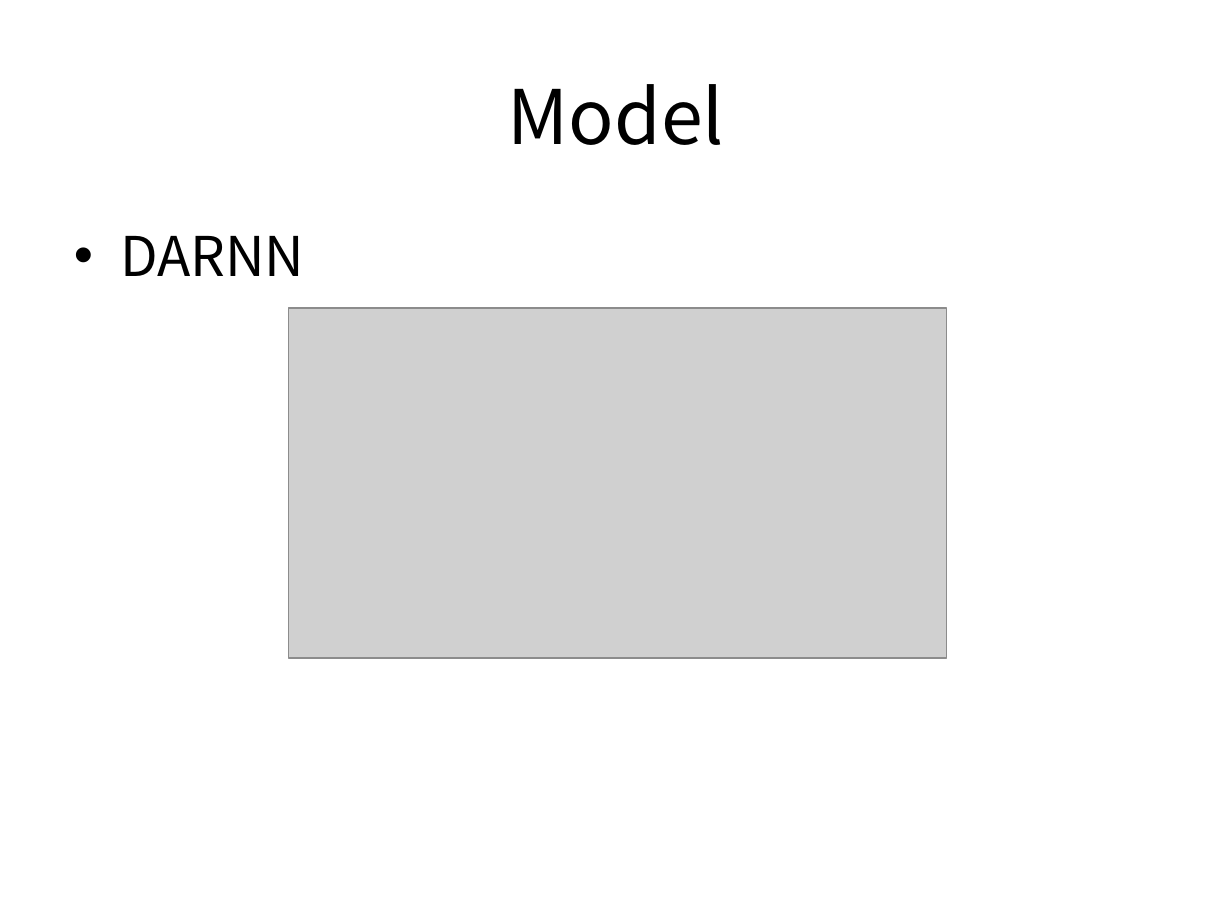
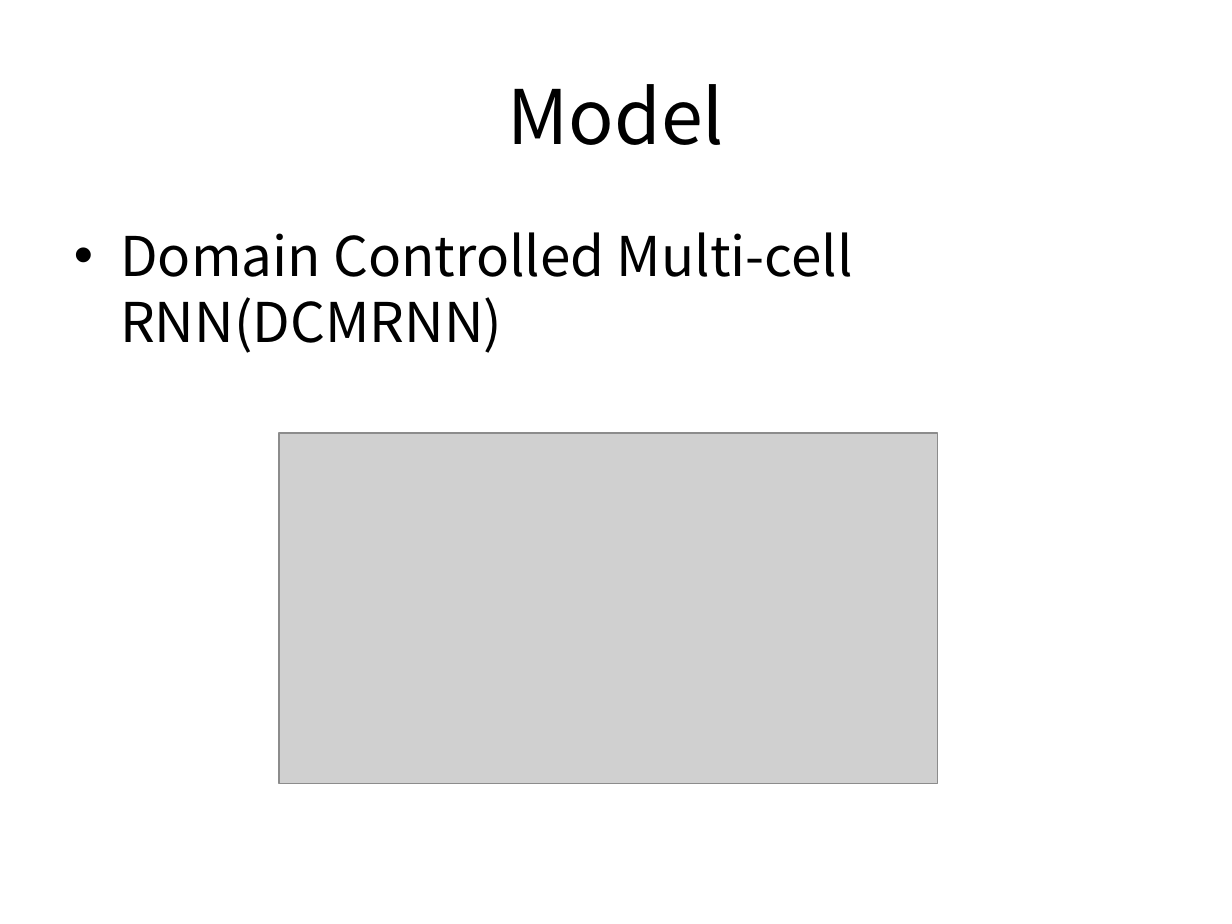
Before and after one commit to skaws2003/MLDLFP-code, a slide deck: slide 4 of ML Final Project presentation.pptx. Drawn at 1232x924 pixels with LibreOffice and Linux fonts; fonts in the diff are those of the drawing; grey boxes stand for pictures. Boxes give left, top, right and bottom in pixels: in the first picture for what was removed or moved away, otherwise in the second. Text is boxed around its words. In the diff, an @@ line names an element or a change of style, - is before the commit and + after.

```diff
--- a/ML Final Project presentation.pptx
+++ b/ML Final Project presentation.pptx
@@ text at (x1=120, y1=232, x2=853, y2=353): text changed @@
-• DARNN
+• Domain Controlled Multi-cell RNN(DCMRNN)
@@ picture moved from (x1=288, y1=308, x2=946, y2=658) to (x1=280, y1=434, x2=938, y2=784) @@
```
Also in this commit, not shown: 3 other slides changed.
